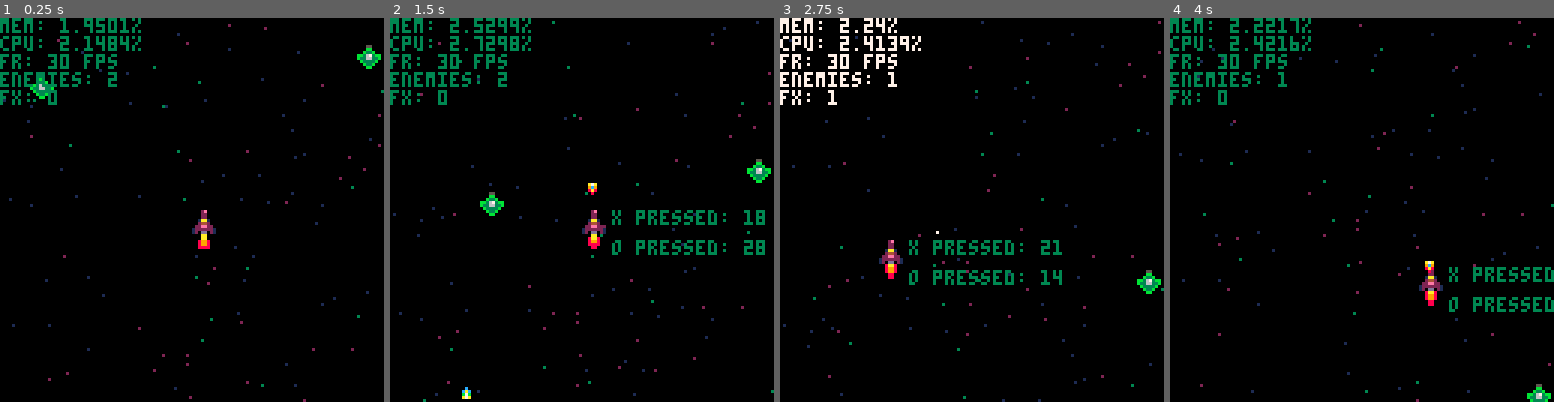
Above: before the commit, frames 1-4 (left to right).
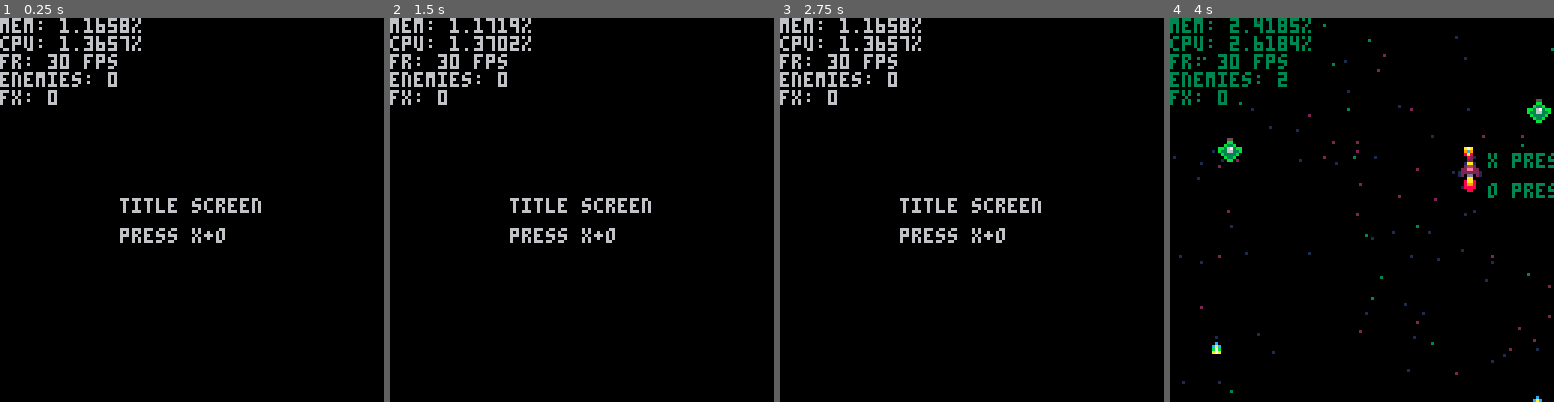
Above: after the commit, the same moments.

Repository: JobenNC/pico-shmup
Game: PICO-8 cartridge pico-shmup.p8
Two runs of this game, one before a commit and one after it. Both use one fixed random seed, a clock stepped at 60 frames per second and the inputs below.
Inputs:
- Up to frame 1 (0.25 s): no input
- Up to frame 2 (1.5 s): tap O (Z key) at 0.33, 0.7, 1.43 s; tap X (X key) at 1.07 s
- Up to frame 3 (2.75 s): hold Left 1.97-2.37 s; tap X (X key) at 2.07, 2.4, 2.73 s; tap O (Z key) at 2.22 s; hold Down from 2.42 s (still down)
- Up to frame 4 (4 s): release Down at 2.82 s; hold Right 2.87-3.53 s; tap X (X key) at 3.07, 3.4, 3.73 s; tap O (Z key) at 3.1, 3.98 s; hold Up from 3.58 s (still down)

The runs differ from the first frame. In frame 1, 4.6% of the frame differs, in the area x 0-100%, y 0-100%; in frame 2, 6.0%; in frame 3, 5.7%; in frame 4, 4.4%.

Commit message:
Added basic game state management - title screen & level 1

Diff:
--- a/pico-shmup.p8
+++ b/pico-shmup.p8
@@ -1,7 +1,7 @@
 pico-8 cartridge // http://www.pico-8.com
 version 42
 __lua__
--- globals
+	-- globals
 
 white = 7
 
@@ -502,6 +502,48 @@
 -->8
 -- main
 
+// _update is a built-in. called once per update at 30 fps
+function game_loop_update()
+
+ player:update()
+
+ for _b in all(bullet_list)
+	do
+	 _b:update()
+	end
+
+ for _e in all(enemy_list)
+ do
+  _e:update()
+ end
+
+ for _fx in all (fx_list)
+ do
+  _fx:update()
+ end
+end
+
+function game_loop_draw()
+  cls()
+
+  draw_starfield()
+  player:draw()
+  for _b in all(bullet_list)
+		do
+		 _b:draw()
+		end
+
+  for _e in all(enemy_list)
+  do
+   _e:draw()
+  end
+
+  for _fx in all(fx_list)
+  do
+   _fx:draw()
+  end
+end
+
 function game_over_update()
  for _fx in all (fx_list)
  do
@@ -509,48 +551,45 @@
  end
 end
 
-
-// _update is a built-in. called once per update at 30 fps
-function game_loop_update()
-
- player:update()
-
- for _b in all(bullet_list)
-	do
-	 _b:update()
-	end
-
- for _e in all(enemy_list)
- do
-  _e:update()
- end
-
- for _fx in all (fx_list)
- do
-  _fx:update()
- end
-end
-
--- call update pointer
-function _update()
- _upd()
-end
+gs_level_one = {
+ -- music? score?
+ update = game_loop_update,
+ draw = game_loop_draw,
+ init = function()
+ -- initiate wave 1
+	 for _e in all(
+	  wave_handler[1].wave
+	 )
+	 do
+	  add(enemy_list, _e)
+	 end
+ end
+}
+
+gs_title_screen = {
+ update = function()
+	 if btn(🅾️) and btn(❎)
+	 then
+	  gs_level_one.init()
+	  _upd = gs_level_one.update
+	  _drw = gs_level_one.draw
+	 end
+ end,
+
+ draw = function()
+  cls()
+  print("title screen", 40, 60)
+  print("press x+o", 40, 70)
+ end
+}
 
 function _init()
  -- i could init player here
  -- but it's already a global
  -- singleton
- _upd = game_loop_update
- _drw = game_loop_draw
+ _upd = gs_title_screen.update
+ _drw = gs_title_screen.draw
  music(0)
-
- -- initiate wave 1
- for _e in all(
-  wave_handler[1].wave
- )
- do
-  add(enemy_list, _e)
- end
 end
 
 function clear_game()
@@ -566,27 +605,6 @@
  do
   _fx:draw()
  end
-end
-
-function game_loop_draw()
-  cls()
-
-  draw_starfield()
-  player:draw()
-  for _b in all(bullet_list)
-		do
-		 _b:draw()
-		end
-
-  for _e in all(enemy_list)
-  do
-   _e:draw()
-  end
-
-  for _fx in all(fx_list)
-  do
-   _fx:draw()
-  end
 end
 
 function _draw()
@@ -619,6 +637,11 @@
  )
 end
 
+-- call update pointer
+function _update()
+ _upd()
+end
+
 __gfx__
 00888000008880000088800000888000008880000088800000888000008880000000000000000000000000000000000000000000000000000000000000000000
 08868800088688000886880008868800088688000886880008868800088688000000000000000000000000000000000000000000000000000000000000000000
@@ -775,7 +798,7 @@
 
 
 __gff__
-0100000000000000000000000000000000000000000000000000000000000000000101010000000000000000000000000000000000000000000000000000000000000000000000000000000000000000000000000000000000000000000000000000000000000000000000000000000000000000000000000000000000000000
+0100000000000000000000000000000001010000000000000000000000000000000101010000000000000000000000000000000000000000000000000000000000000000000000000000000000000000000000000000000000000000000000000000000000000000000000000000000000000000000000000000000000000000
 0000000000000000000000000000000000000000000000000000000000000000000000000000000000000000000000000000000000000000000000000000000000000000000000000000000000000000000000000000000000000000000000000000000000000000000000000000000000000000000000000000000000000000
 
 
